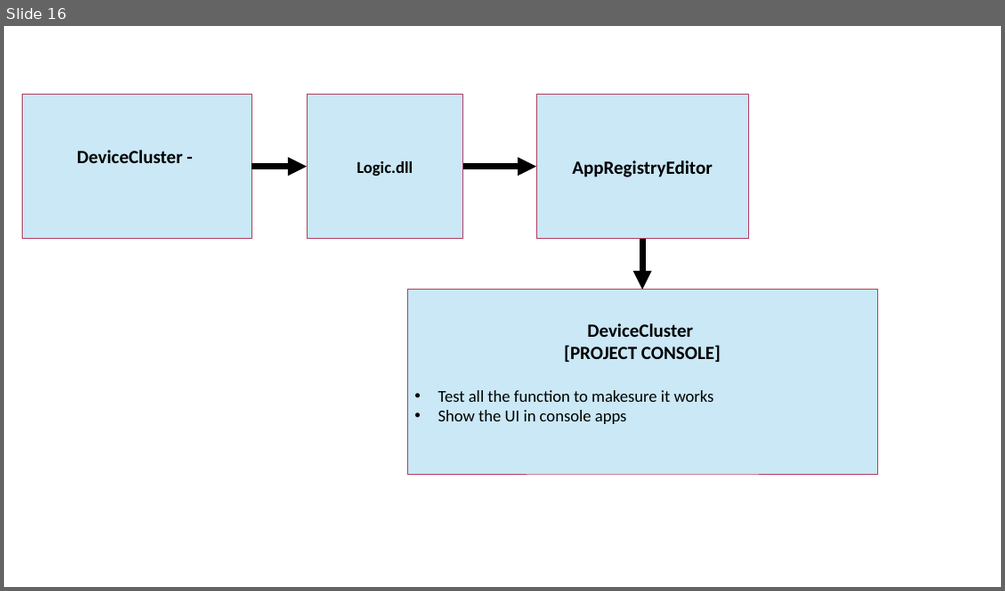
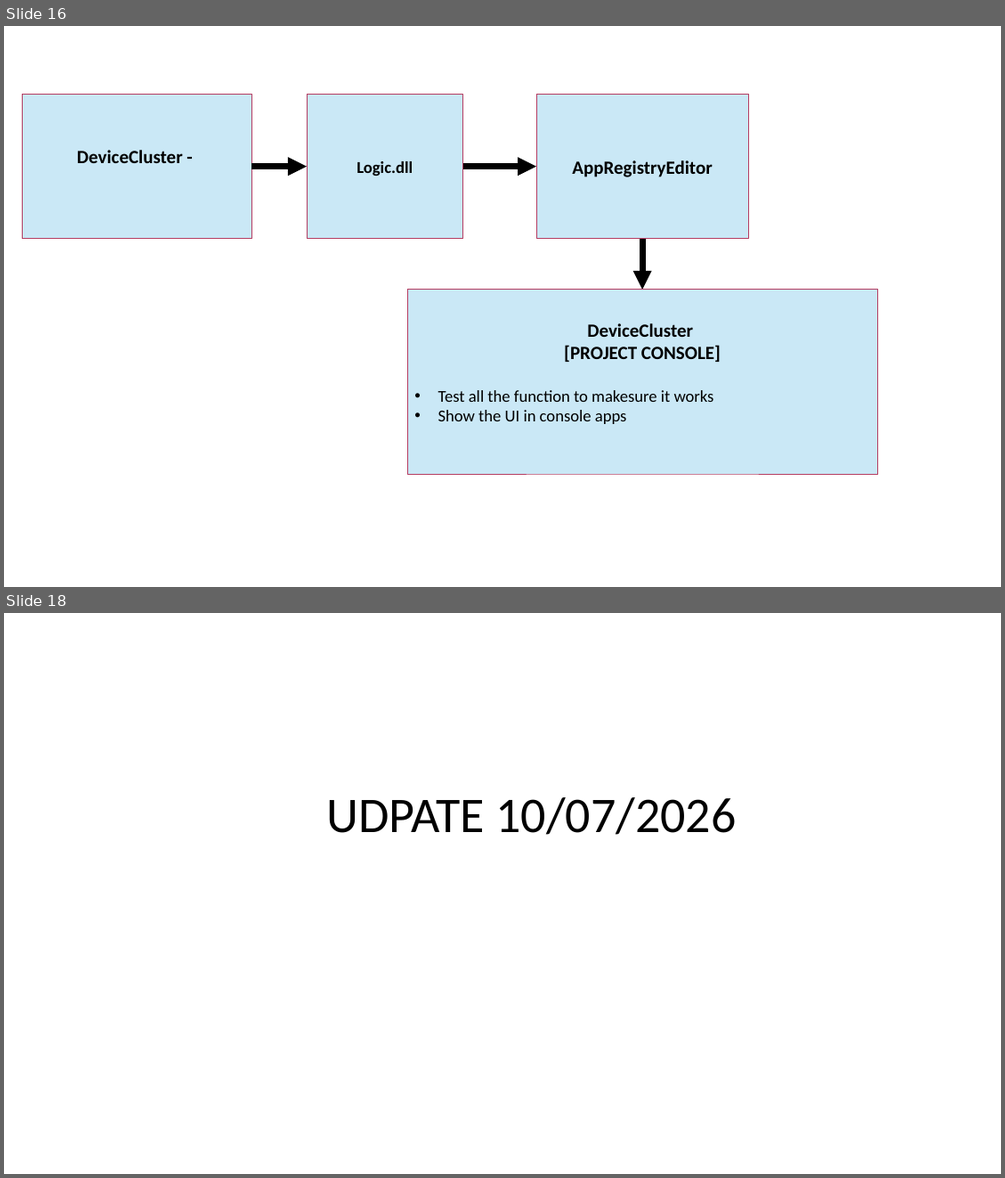
Before and after one commit to Syaziyah30/DeviceCluster, a slide deck: 1.training_model/supplementary/Device Identifier 20260520.pptx. Shown one above the other, each under a label of ours: slide 16 before the commit, slides 16 and 18 after it; the slides between them are not shown. The pictures are 1005x591 and 1005x1178 pixels, drawn with LibreOffice and Linux fonts; fonts in the diff are those of the drawing. Boxes give left, top, right and bottom in pixels: in the first picture for what was removed or moved away, otherwise in the second. Text is boxed around its words. In the diff, an @@ line names an element or a change of style, - is before the commit and + after.

```diff
--- a/1.training_model/supplementary/Device Identifier 20260520.pptx
+++ b/1.training_model/supplementary/Device Identifier 20260520.pptx
@@ slide 18 added at [4,613,1001,1174], background #FFFFFF @@
@@ text added at [326,797,736,835], 48 pt, text #000000 @@
+UDPATE 10/07/2026
```
Also in this commit, not shown: 4 other slides added, 4 other files.
